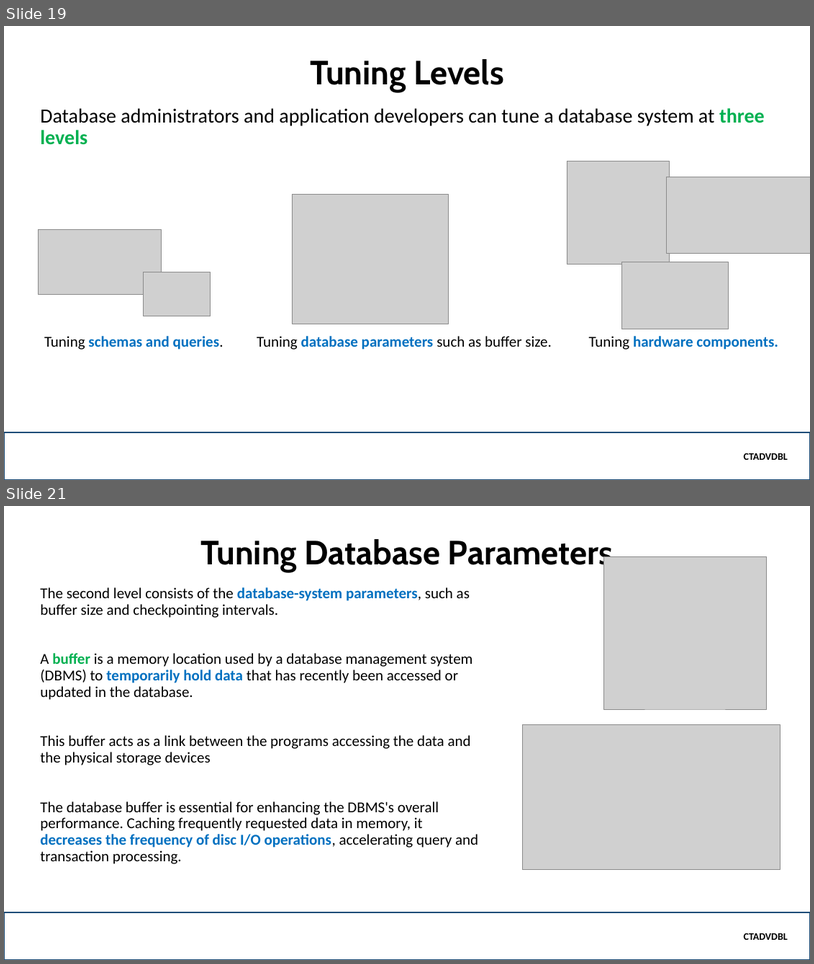
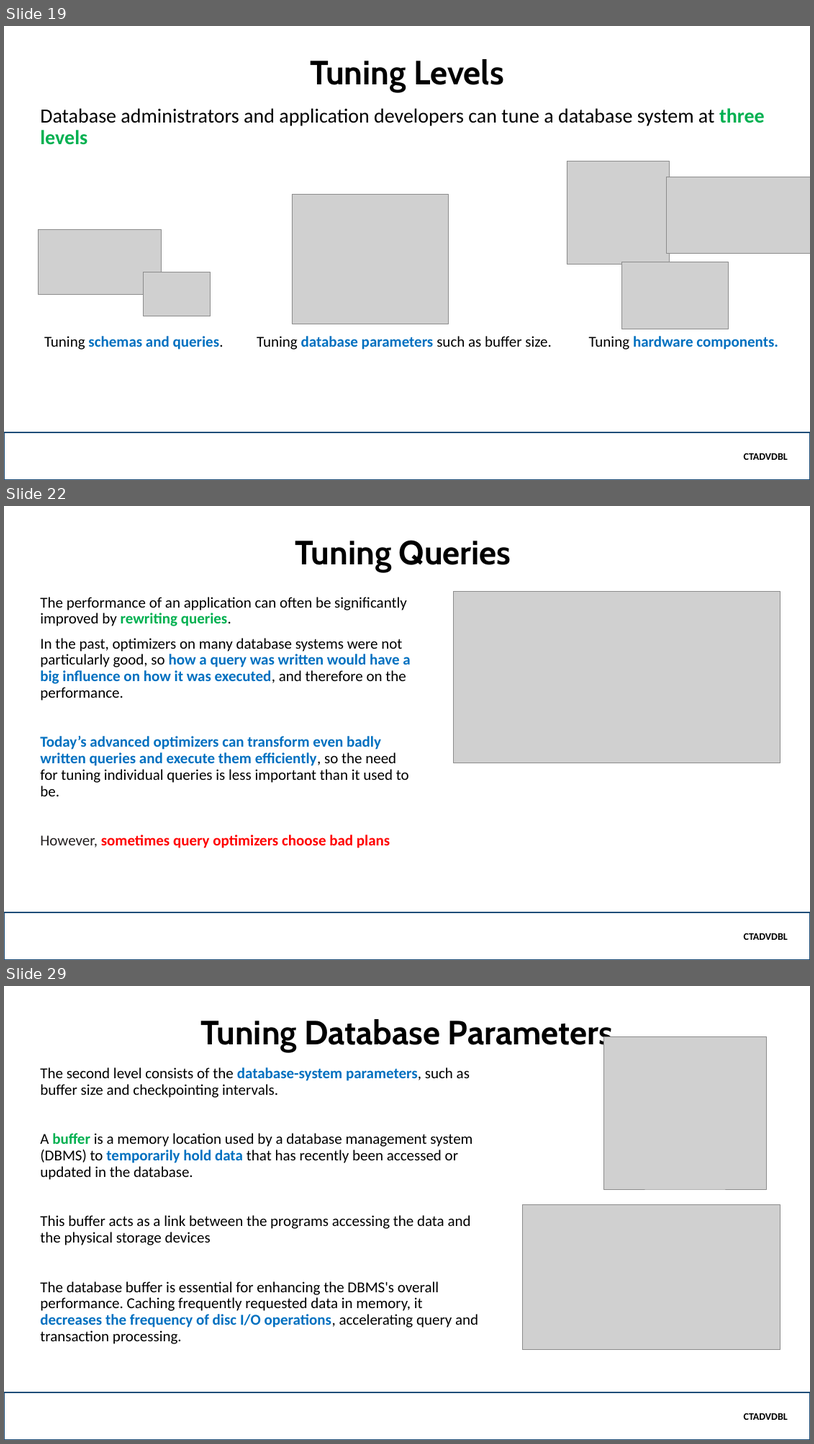
Before and after one commit to robitussin/CTADVDBL, a slide deck: Part 8 - Advanced Topics/powerpoint/Database Performance Tuning.pptx. Shown one above the other, each under a label of ours: slides 19 and 21 before the commit, slides 19, 22 and 29 after it; the slides between them are not shown. The pictures are 814x964 and 814x1444 pixels, drawn with LibreOffice and Linux fonts; fonts in the diff are those of the drawing; grey boxes stand for pictures; background and template pictures are left out. Boxes give left, top, right and bottom in pixels: in the first picture for what was removed or moved away, otherwise in the second. Text is boxed around its words. In the diff, an @@ line names an element or a change of style, - is before the commit and + after.

```diff
--- a/Part 8 - Advanced Topics/powerpoint/Database Performance Tuning.pptx
+++ b/Part 8 - Advanced Topics/powerpoint/Database Performance Tuning.pptx
@@ slide 22 added at <box>4,506,810,960</box>, background picture (left out) @@
@@ title added at <box>296,540,512,573</box>, 40 pt, text #000000, bold @@
+Tuning Queries
@@ picture added at <box>453,591,780,762</box> @@
@@ subtitle added at <box>40,597,410,848</box>, 18 pt, text #000000 @@
+The performance of an application can often be significantly improved by rewriting queries.
+In the past, optimizers on many database systems were not particularly good, so how a query was written would have a big influence on how it was executed, and therefore on the performance.
+Today’s advanced optimizers can transform even badly written queries and execute them efficiently, so the need for tuning individual queries is less important than it used to be.
+However, sometimes query optimizers choose bad plans
@@ rectangle added at <box>4,912,810,960</box>, outline #1F4E79 2.25 pt, 12 pt, text #000000, bold @@
+CTADVDBL
@@ what was slide 21 is now slide 29 @@
```
Also in this commit, not shown: 1 slide changed, 7 other slides added.
